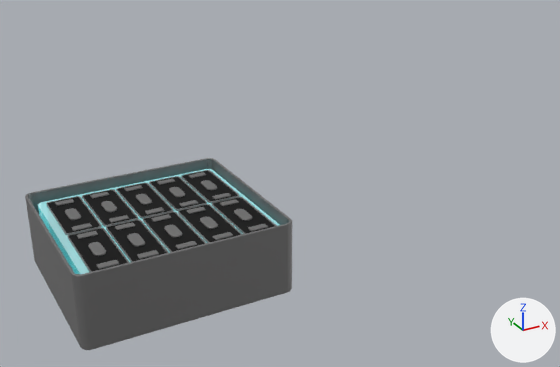
Two versions of the glTF model car.glb, one commit apart.
The view is the same before and after, from a camera (50 mm lens) standing at (-2.61, -7.66, 4.53) and looking at (1.35, -0.44, 0.93). The axes (+X, +Y, +Z) are drawn at lower right. The lights are the same throughout. The first picture is the older version. Where no turn or scale is listed for an object, it has been applied to the vertices. Vertices at exactly the same position are counted once.

Names of what the first picture shows: 'Cube', 'Total_Sequence', 'Total_Sequence.001', 'Total_Sequence.002', 'Total_Sequence.003', 'Total_Sequence.004', 'Total_Sequence.005', 'Total_Sequence.006', 'Total_Sequence.007', 'Total_Sequence.008', 'Total_Sequence.009', 'case'.
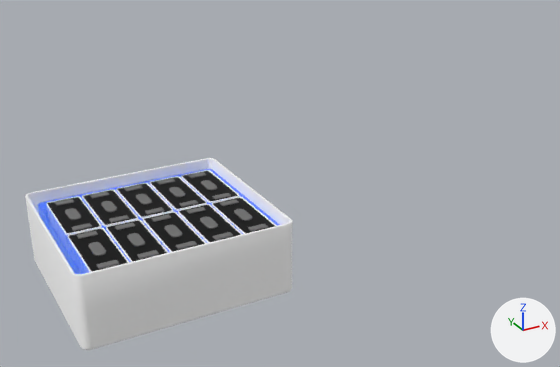
Edits to the bpy script that builds the scene:
```text
Change mat_material_003:
    mat_material_003.base_color: (0.8, 0.8, 0.8) -> (0.0, 0.0301, 0.8)  # white #e7e7e7 -> blue #0030e7
    mat_material_003.metallic: 0.2 -> 1.0
    mat_material_003.emission_color: (0.0477, 0.473, 0.5) -> (0.0186, 0.117, 0.5)  # cyan #3eb7bc -> blue #2560bc
Change me_plane_002:
    where me_plane_002.from_pydata(...)  # 510 vertices, 1004 faces; spans x -1.035..-0.632, y 0.009..0.935, z 0.0..0.667
    me_plane_002 part 1: 149 of the faces centred in x -1.035..-0.632, y 0.009..0.333, z 0.0..0.659 switch from mat_material_001 (grey #8f8f8f) to mat_satin_chrome (white #ffffff)
    me_plane_002 part 2: 149 of the faces centred in x -1.035..-0.632, y 0.612..0.935, z 0.0..0.659 switch from mat_material_001 (grey #8f8f8f) to mat_satin_chrome (white #ffffff)
Change me_plane_005:
    where me_plane_005.from_pydata(...)  # 480 vertices, 956 faces; spans x -1.24..1.19, y -1.1..1.1, z -0.11..0.75
    remove me_plane_005.materials.append(mat_material_001)  # grey #8f8f8f
    add me_plane_005.materials.append(mat_satin_chrome)  # white #ffffff
Change me_plane_010:
    where me_plane_010.from_pydata(...)  # 510 vertices, 1004 faces; spans x -0.612..-0.208, y 0.009..0.935, z 0.0..0.667
    me_plane_010 part 3: 149 of the faces centred in x -0.612..-0.208, y 0.009..0.333, z 0.0..0.659 switch from mat_material_001 (grey #8f8f8f) to mat_satin_chrome (white #ffffff)
    me_plane_010 part 4: 7 of the faces centred in x -0.612..-0.599, y 0.613, z 0.437..0.659 switch from mat_material_001 (grey #8f8f8f) to mat_satin_chrome (white #ffffff)
Change me_plane_018:
    where me_plane_018.from_pydata(...)  # 510 vertices, 1004 faces; spans x 0.236..0.639, y 0.009..0.935, z 0.0..0.667
    me_plane_018 part 5: 149 of the faces centred in x 0.236..0.639, y 0.009..0.333, z 0.0..0.659 switch from mat_material_001 (grey #8f8f8f) to mat_satin_chrome (white #ffffff)
    me_plane_018 part 6: 149 of the faces centred in x 0.236..0.639, y 0.612..0.935, z 0.0..0.659 switch from mat_material_001 (grey #8f8f8f) to mat_satin_chrome (white #ffffff)
Change me_plane_026:
    where me_plane_026.from_pydata(...)  # 510 vertices, 1004 faces; spans x -1.035..-0.632, y -0.936..-0.009, z 0.0..0.667
    me_plane_026 part 7: 149 of the faces centred in x -1.035..-0.632, y -0.332..-0.009, z 0.0..0.659 switch from mat_material_001 (grey #8f8f8f) to mat_satin_chrome (white #ffffff)
Change me_plane_030:
    where me_plane_030.from_pydata(...)  # 510 vertices, 1004 faces; spans x -0.612..-0.208, y -0.936..-0.009, z 0.0..0.667
    me_plane_030 part 8: 149 of the faces centred in x -0.612..-0.208, y -0.332..-0.009, z 0.0..0.659 switch from mat_material_001 (grey #8f8f8f) to mat_satin_chrome (white #ffffff)
Change me_plane_034:
    where me_plane_034.from_pydata(...)  # 510 vertices, 1004 faces; spans x -0.188..0.216, y -0.936..-0.009, z 0.0..0.667
    me_plane_034 part 9: 149 of the faces centred in x -0.188..0.216, y -0.332..-0.009, z 0.0..0.659 switch from mat_material_001 (grey #8f8f8f) to mat_satin_chrome (white #ffffff)
Change me_plane_038:
    where me_plane_038.from_pydata(...)  # 510 vertices, 1004 faces; spans x 0.236..0.639, y -0.936..-0.009, z 0.0..0.667
    me_plane_038 part 10: 149 of the faces centred in x 0.236..0.639, y -0.332..-0.009, z 0.0..0.659 switch from mat_material_001 (grey #8f8f8f) to mat_satin_chrome (white #ffffff)
```

Location of each change, (x1, y1, x2, y2) in pixels of the pictures (560 x 367 px):
'case', recoloured (grey to white): (25, 158, 292, 350) in both
'Cube', recoloured, surface changed: (38, 169, 280, 274) in both
part 1 of me_plane_002, recoloured: (49, 203, 102, 235) in both
part 2 of me_plane_002, recoloured: (46, 196, 100, 233) in both
part 3 of me_plane_010, recoloured: (83, 193, 138, 227) in both
part 4 of me_plane_010, recoloured: (82, 197, 103, 225) in both
part 5 of me_plane_018, recoloured: (156, 181, 207, 211) in both
part 6 of me_plane_018, recoloured: (149, 176, 205, 209) in both
part 7 of me_plane_026, recoloured: (68, 228, 128, 272) in both
part 8 of me_plane_030, recoloured: (106, 219, 166, 262) in both
part 9 of me_plane_034, recoloured: (143, 211, 187, 252) in both
part 10 of me_plane_038, recoloured: (178, 204, 239, 243) in both
